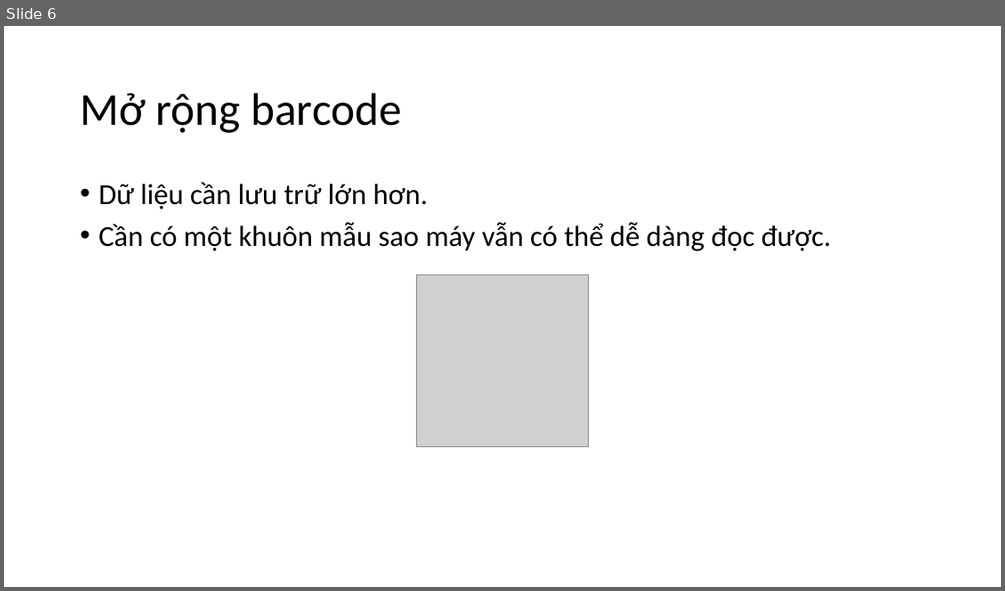
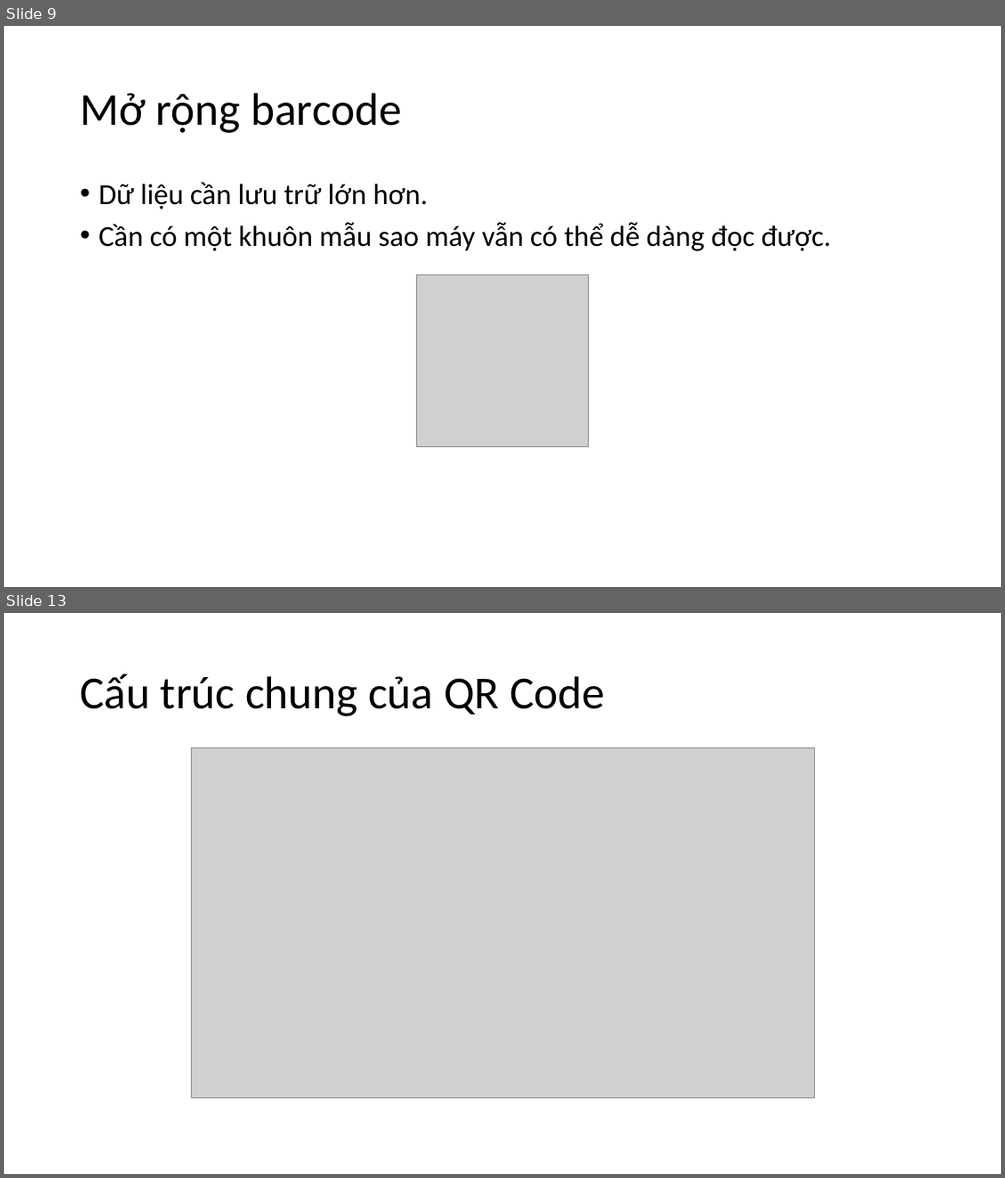
Before and after one commit to nguyenduyhanlam/Information_Security, a slide deck: QR code.pptx. Shown one above the other, each under a label of ours: slide 6 before the commit, slides 9 and 13 after it; the slides between them are not shown. The pictures are 1005x591 and 1005x1178 pixels, drawn with LibreOffice and Linux fonts; fonts in the diff are those of the drawing; grey boxes stand for pictures. Boxes give left, top, right and bottom in pixels: in the first picture for what was removed or moved away, otherwise in the second. Text is boxed around its words. In the diff, an @@ line names an element or a change of style, - is before the commit and + after.

```diff
--- a/QR code.pptx
+++ b/QR code.pptx
@@ slide 13 added at <box>4,613,1001,1174</box>, background #FFFFFF @@
@@ title added at <box>80,674,605,716</box>, 44 pt, text #000000 @@
+Cấu trúc chung của QR Code
@@ picture added at <box>191,747,814,1097</box> @@
@@ what was slide 6 is now slide 9 @@
```
Also in this commit, not shown: 2 slides changed, 6 other slides added, 2 other files.
